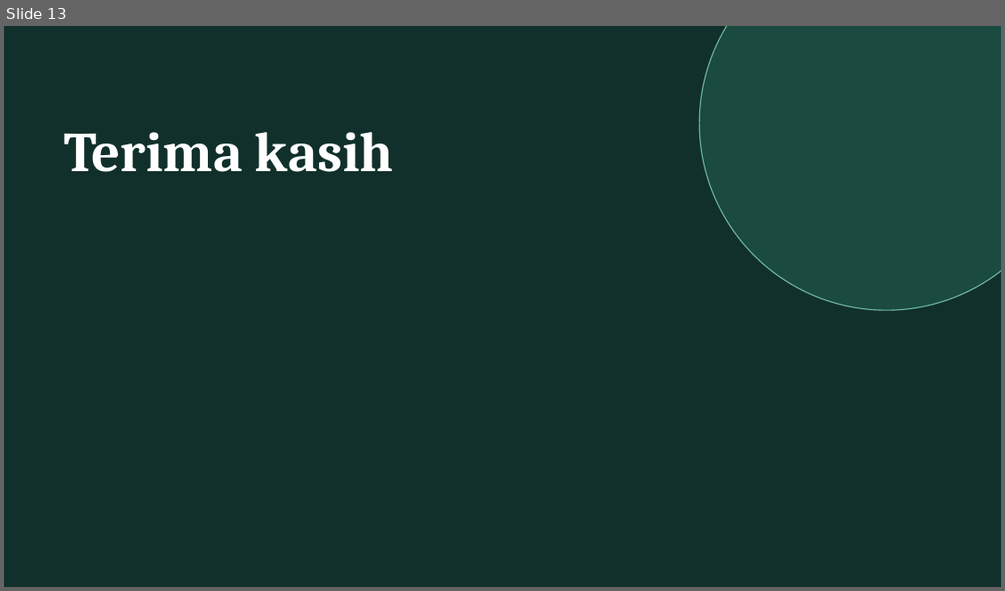
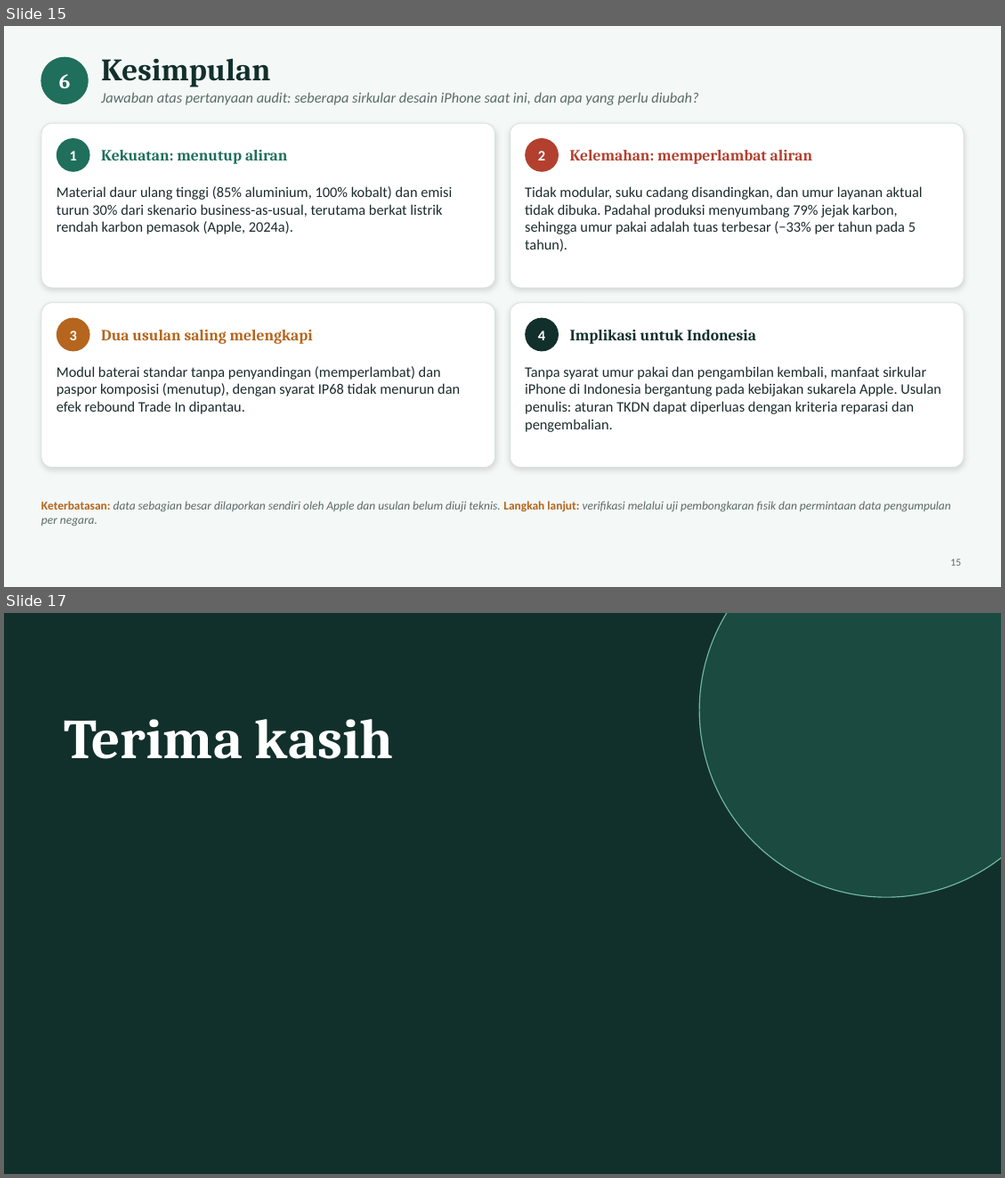
Before and after one commit to farhansech/EXACOUNT, a slide deck: Tugas_Week_5_Revisi-Francisco_Correia_Soares_164125002.pptx. Shown one above the other, each under a label of ours: slide 13 before the commit, slides 15 and 17 after it; the slides between them are not shown. The pictures are 1005x591 and 1005x1178 pixels, drawn with LibreOffice and Linux fonts; fonts in the diff are those of the drawing. Boxes give left, top, right and bottom in pixels: in the first picture for what was removed or moved away, otherwise in the second. Text is boxed around its words. In the diff, an @@ line names an element or a change of style, - is before the commit and + after.

```diff
--- a/Tugas_Week_5_Revisi-Francisco_Correia_Soares_164125002.pptx
+++ b/Tugas_Week_5_Revisi-Francisco_Correia_Soares_164125002.pptx
@@ slide 15 added at bbox=[4, 26, 1001, 587], background #F4F8F6 @@
@@ ellipse added at bbox=[41, 57, 88, 103], fill #1F6F5C, outline #1F6F5C 1 pt @@
@@ text added at bbox=[59, 74, 71, 88], 20 pt, text #FFFFFF, bold @@
+6
@@ text added at bbox=[101, 58, 270, 87], 30 pt, text #12302B, bold @@
+Kesimpulan
@@ text added at bbox=[101, 92, 698, 105], 14 pt, text #5B6B68, italic @@
+Jawaban atas pertanyaan audit: seberapa sirkular desain iPhone saat ini, dan apa yang perlu diubah?
@@ rounded rectangle added at bbox=[41, 123, 495, 288], fill #FFFFFF, outline #D5E2DD 0.75 pt @@
@@ rounded rectangle added at bbox=[510, 123, 964, 288], fill #FFFFFF, outline #D5E2DD 0.75 pt @@
@@ ellipse added at bbox=[57, 138, 90, 172], fill #1F6F5C, 14 pt, text #FFFFFF, bold @@
+1
@@ text added at bbox=[101, 150, 287, 164], 15 pt, text #1F6F5C, bold @@
+Kekuatan: menutup aliran
@@ ellipse added at bbox=[526, 138, 558, 172], fill #B3402F, 14 pt, text #FFFFFF, bold @@
+2
@@ text added at bbox=[570, 150, 812, 164], 15 pt, text #B3402F, bold @@
+Kelemahan: memperlambat aliran
@@ text added at bbox=[57, 186, 452, 234], 14 pt, text #1B2B2A @@
+Material daur ulang tinggi (85% aluminium, 100% kobalt) dan emisi turun 30% dari skenario business-as-usual, terutama berkat listrik rendah karbon pemasok (Apple, 2024a).
@@ text added at bbox=[525, 186, 922, 251], 14 pt, text #1B2B2A @@
+Tidak modular, suku cadang disandingkan, dan umur layanan aktual tidak dibuka. Padahal produksi menyumbang 79% jejak karbon, sehingga umur pakai adalah tuas terbesar (−33% per tahun pada 5 tahun).
@@ rounded rectangle added at bbox=[41, 303, 495, 467], fill #FFFFFF, outline #D5E2DD 0.75 pt @@
@@ ellipse added at bbox=[57, 318, 90, 351], fill #B5651D, 14 pt, text #FFFFFF, bold @@
+3
@@ rounded rectangle added at bbox=[510, 303, 964, 467], fill #FFFFFF, outline #D5E2DD 0.75 pt @@
@@ ellipse added at bbox=[526, 318, 558, 351], fill #12302B, 14 pt, text #FFFFFF, bold @@
+4
@@ text added at bbox=[101, 329, 313, 344], 15 pt, text #B5651D, bold @@
+Dua usulan saling melengkapi
@@ text added at bbox=[570, 329, 756, 344], 15 pt, text #12302B, bold @@
+Implikasi untuk Indonesia
@@ text added at bbox=[57, 366, 460, 414], 14 pt, text #1B2B2A @@
+Modul baterai standar tanpa penyandingan (memperlambat) dan paspor komposisi (menutup), dengan syarat IP68 tidak menurun dan efek rebound Trade In dipantau.
@@ text added at bbox=[525, 366, 941, 432], 14 pt, text #1B2B2A @@
+Tanpa syarat umur pakai dan pengambilan kembali, manfaat sirkular iPhone di Indonesia bergantung pada kebijakan sukarela Apple. Usulan penulis: aturan TKDN dapat diperluas dengan kriteria reparasi dan pengembalian.
@@ text added at bbox=[41, 500, 950, 526], 11.5 pt, text #5B6B68, italic @@
+Keterbatasan: data sebagian besar dilaporkan sendiri oleh Apple dan usulan belum diuji teknis. Langkah lanjut: verifikasi melalui uji pembongkaran fisik dan permintaan data pengumpulan per negara.
@@ text added at bbox=[950, 558, 961, 565], 10 pt, text #5B6B68 @@
+15
@@ what was slide 13 is now slide 17 @@
```
Also in this commit, not shown: 8 slides changed, 3 other slides added.
